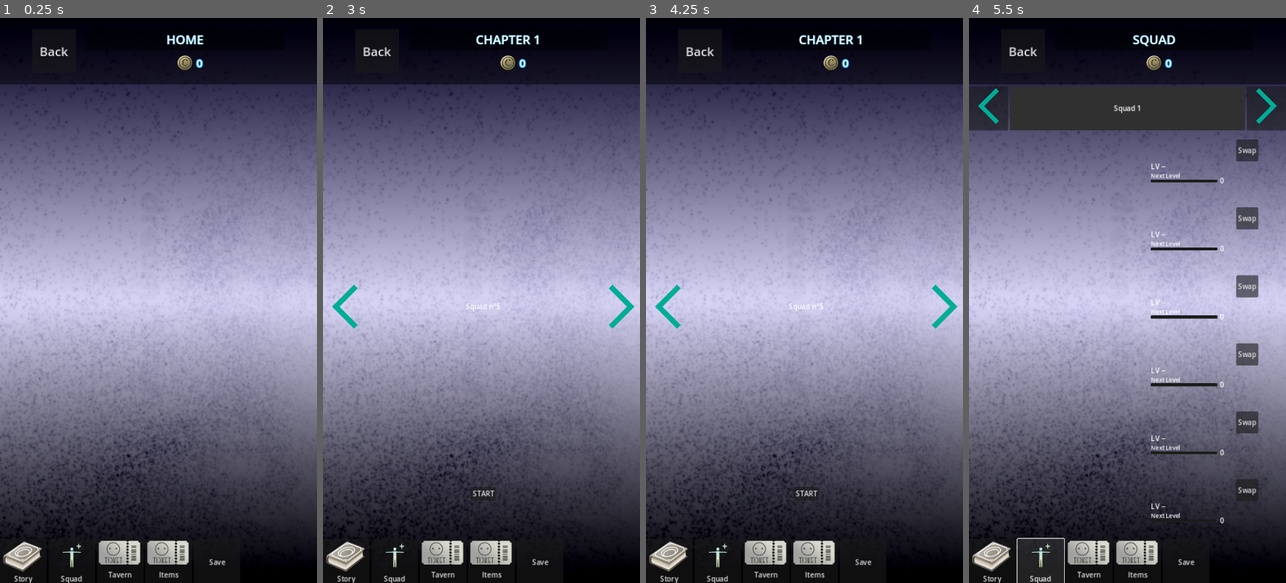
Above: before the commit, frames 1-4 (left to right).
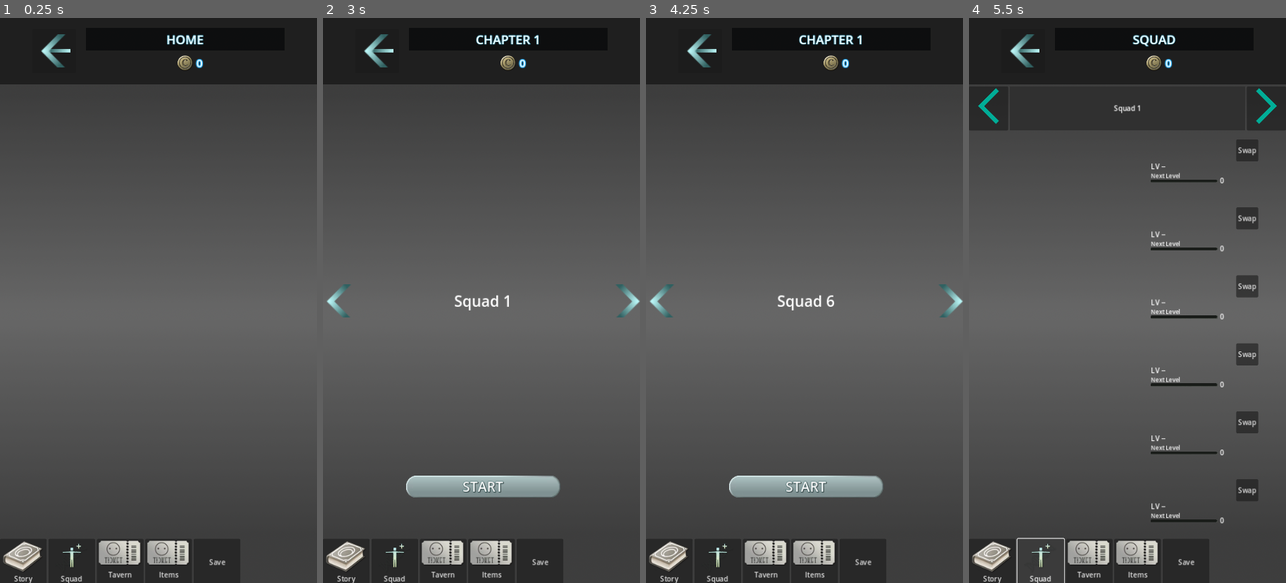
Above: after the commit, the same moments.

Repository: vince-bourgmayer/OpenTileBattle
Game: Godot game, scene res://scenes/main/main.tscn
The game is run twice, just before and just after one commit, with the same random seed, the same clock (stepped at 60 frames per second) and the same inputs.
Inputs (mouse positions are in pixels of both pictures, inside the frame that each line leads up to; where the layout moved, square brackets give the same spot in the first picture):
- Up to frame 1 (0.25 s): no input
- Up to frame 2 (3 s): click (376, 51) at 0.5 s; click "Story" at 1.25 s; click (481, 114) at 2.02 s; click (481, 114) at 2.77 s
- Up to frame 3 (4.25 s): click (661, 300) [668, 306] at 3.5 s
- Up to frame 4 (5.5 s): click "Story" at 4.25 s; click "Squad" at 5 s

The runs differ from the first frame. In frame 1, 75% of the frame differs, in the area x 0-100%, y 0-100%; in frame 2, 76%; in frame 3, 76%; in frame 4, 69%.

Commit message:
feat(Stage UI) add graphical element (start button and right/left arrow) and implement squad display when clicking next/prev squad

Diff:
--- a/scenes/GUI_component/menu/nav_top_bar.tscn
+++ b/scenes/GUI_component/menu/nav_top_bar.tscn
@@ -1,7 +1,8 @@
-[gd_scene load_steps=3 format=3 uid="uid://dkgiqvju0si4s"]
+[gd_scene load_steps=4 format=3 uid="uid://dkgiqvju0si4s"]
 
 [ext_resource type="Script" path="res://scenes/GUI_component/menu/nav_top_bar.gd" id="1_4uqj3"]
 [ext_resource type="Texture2D" uid="uid://cp5himsgtbgvx" path="res://art/CoinsIcon.webp" id="1_chkbl"]
+[ext_resource type="Texture2D" uid="uid://bs83yrpc676m" path="res://art/GUI_components/back_arrow_medium.webp" id="2_jvxbw"]
 
 [node name="nav_top_bar" type="Control"]
 layout_mode = 3
@@ -37,9 +38,8 @@
 size_flags_horizontal = 0
 size_flags_vertical = 4
 theme_override_font_sizes/font_size = 28
-text = "Back"
+icon = ExtResource("2_jvxbw")
 icon_alignment = 1
-vertical_icon_alignment = 0
 
 [node name="VBoxContainer" type="VBoxContainer" parent="HBoxContainer"]
 layout_mode = 2
--- a/scenes/menu/story_menu/chapter_menu.gd
+++ b/scenes/menu/story_menu/chapter_menu.gd
@@ -1,5 +1,4 @@
 class_name ChapterMenu extends ScrollContainer
-
 
 var story: Story
 var chapter_items : Array[ChapterMenuItem] = []
--- a/scenes/menu/story_menu/stage_menu.gd
+++ b/scenes/menu/story_menu/stage_menu.gd
@@ -2,12 +2,11 @@
 
 var stage : Stage
 var player : Player
-
 var chapter: Chapter
+var currentSquadId : int = 0
 
 func _init():
 	stage = Constants.generateDummyStage()
-	stage.title = "A test stage in the mist"
 
 func set_input(p_chapter: Chapter, p_player: Player):
 	chapter = p_chapter
@@ -15,24 +14,48 @@
 
 func _enter_tree():
 	buildStageSelectableItems()
-
-	var squadDetail: ShortSquadItem = ShortSquadItem.new(player.getSquad(0), 0)
+	$squadSelector/squadIdLabel.text = "Squad 1"
+	$squadSelector/prevSquadBtn.pressed.connect(self.on_prev_squad_clicked)
+	$squadSelector/nextSquadBtn.pressed.connect(self.on_next_squad_clicked)
+	var squadDetail: ShortSquadItem = ShortSquadItem.new(player.getSquad(currentSquadId), currentSquadId)
 	$squadDetailPlaceHolder.add_child(squadDetail)
 
-
 func buildStageSelectableItems():
-
 	for id in chapter.stages.size():
 		var button: Button = Button.new()
 		button.name = str(id)
 		button.text = "Stage %s" % id
+		button.size_flags_horizontal =Control.SIZE_SHRINK_CENTER
 		button.size = Vector2(200, 40)
-		button.size_flags_horizontal =Control.SIZE_SHRINK_CENTER
 		button.pressed.connect(onStageSelected.bind(chapter.stages[id]))
 		$stageView/stageSelector.add_child(button)
 
-func onStageSelected(stage : Stage):
+func onStageSelected(p_stage : Stage):
 	if $stageView.get_child_count() > 1:
 		$stageView.remove_child($stageView.get_children()[1])
 	var stageDetail: StageItem = StageItem.new(stage)
 	$stageView.add_child(stageDetail)
+
+
+
+
+func on_prev_squad_clicked():
+	if currentSquadId == 0 :
+		currentSquadId = 5
+	else:
+		currentSquadId -= 1
+	$squadSelector/squadIdLabel.text = "Squad %s" % str(currentSquadId + 1)
+	var squadDetail: ShortSquadItem = ShortSquadItem.new(player.getSquad(currentSquadId), currentSquadId)
+
+	$squadDetailPlaceHolder.get_child(0).free()
+	$squadDetailPlaceHolder.add_child(squadDetail)
+
+func on_next_squad_clicked():
+	if currentSquadId == 5 :
+		currentSquadId = 0
+	else:
+		currentSquadId += 1
+	$squadSelector/squadIdLabel.text = "Squad %s" % str(currentSquadId + 1)
+	var squadDetail: ShortSquadItem = ShortSquadItem.new(player.getSquad(currentSquadId), currentSquadId)
+	$squadDetailPlaceHolder.get_child(0).free()
+	$squadDetailPlaceHolder.add_child(squadDetail)
--- a/scenes/menu/story_menu/stage_menu.tscn
+++ b/scenes/menu/story_menu/stage_menu.tscn
@@ -1,8 +1,14 @@
-[gd_scene load_steps=4 format=3 uid="uid://bij4c3y3h72xf"]
+[gd_scene load_steps=10 format=3 uid="uid://bij4c3y3h72xf"]
 
 [ext_resource type="Script" path="res://scenes/menu/story_menu/stage_menu.gd" id="1_pad2a"]
-[ext_resource type="Texture2D" uid="uid://cvp2va6dqs3qh" path="res://art/left_arrow.png" id="2_guujs"]
-[ext_resource type="Texture2D" uid="uid://l6gcjt3n18iw" path="res://art/right_arrow.png" id="3_lrm2r"]
+[ext_resource type="Texture2D" uid="uid://dghpoeyrlo1hc" path="res://art/GUI_components/left_arrow_medium.webp" id="2_psl5j"]
+[ext_resource type="Texture2D" uid="uid://dgimgtjp5p3j6" path="res://art/GUI_components/left_arrow_medium_clicked.webp" id="3_3cusu"]
+[ext_resource type="Texture2D" uid="uid://dkc38bh6nt6tl" path="res://art/GUI_components/right_arrow_medium.webp" id="3_vwqj7"]
+[ext_resource type="Texture2D" uid="uid://du6a0875xv4y7" path="res://art/GUI_components/start_button.webp" id="4_fl51p"]
+[ext_resource type="Texture2D" uid="uid://chcwf5h5jwwb0" path="res://art/GUI_components/right_arrow_medium_clicked.webp" id="5_2thoj"]
+[ext_resource type="Texture2D" uid="uid://cvw366gskrhvl" path="res://art/GUI_components/start_button_clicked.webp" id="5_7k66e"]
+[ext_resource type="Texture2D" uid="uid://br3u6m7hgryp6" path="res://art/GUI_components/start_button_disabled.webp" id="6_0vx2b"]
+[ext_resource type="Texture2D" uid="uid://bqtjpyo8mu0lv" path="res://art/GUI_components/start_button_hover.webp" id="6_bvsax"]
 
 [node name="container" type="VBoxContainer"]
 custom_minimum_size = Vector2(720, 0)
@@ -26,25 +32,44 @@
 
 [node name="prevSquadBtn" type="TextureButton" parent="squadSelector"]
 layout_mode = 2
-texture_normal = ExtResource("2_guujs")
+texture_normal = ExtResource("2_psl5j")
+texture_pressed = ExtResource("3_3cusu")
 
-[node name="Label" type="Label" parent="squadSelector"]
-custom_minimum_size = Vector2(520, 0)
+[node name="squadIdLabel" type="Label" parent="squadSelector"]
+custom_minimum_size = Vector2(570, 75)
 layout_mode = 2
-text = "Squad n°5"
+theme_override_font_sizes/font_size = 34
 horizontal_alignment = 1
 vertical_alignment = 1
 
 [node name="nextSquadBtn" type="TextureButton" parent="squadSelector"]
 layout_mode = 2
-texture_normal = ExtResource("3_lrm2r")
+texture_normal = ExtResource("3_vwqj7")
+texture_pressed = ExtResource("5_2thoj")
 
 [node name="squadDetailPlaceHolder" type="Control" parent="."]
 custom_minimum_size = Vector2(0, 350)
 layout_mode = 2
 
-[node name="startBtn" type="Button" parent="."]
+[node name="startBtn" type="TextureButton" parent="."]
 layout_mode = 2
 size_flags_horizontal = 4
 size_flags_vertical = 0
+disabled = true
+texture_normal = ExtResource("4_fl51p")
+texture_pressed = ExtResource("6_bvsax")
+texture_hover = ExtResource("5_7k66e")
+texture_disabled = ExtResource("6_0vx2b")
+
+[node name="Label" type="Label" parent="startBtn"]
+custom_minimum_size = Vector2(350, 50)
+layout_mode = 0
+offset_right = 40.0
+offset_bottom = 23.0
+theme_override_colors/font_shadow_color = Color(0, 0, 0, 1)
+theme_override_colors/font_outline_color = Color(0.192157, 0.380392, 0.380392, 1)
+theme_override_constants/outline_size = 3
+theme_override_font_sizes/font_size = 31
 text = "START"
+horizontal_alignment = 1
+vertical_alignment = 1
Binary file added: art/GUI_components/back_arrow_medium.webp
Not shown, added: art/GUI_components/back_arrow_medium.webp.import
Binary file added: art/GUI_components/back_arrow_medium_clicked.webp
Binary file added: art/GUI_components/left_arrow_medium.webp
Not shown, added: art/GUI_components/left_arrow_medium.webp.import
Binary file added: art/GUI_components/left_arrow_medium_clicked.webp
Not shown, added: art/GUI_components/left_arrow_medium_clicked.webp.import
Binary file added: art/GUI_components/right_arrow_medium.webp
Not shown, added: art/GUI_components/right_arrow_medium.webp.import
Binary file added: art/GUI_components/right_arrow_medium_clicked.webp
Not shown, added: art/GUI_components/right_arrow_medium_clicked.webp.import
Binary file added: art/GUI_components/start_button.webp
(and 8 more such lines)
